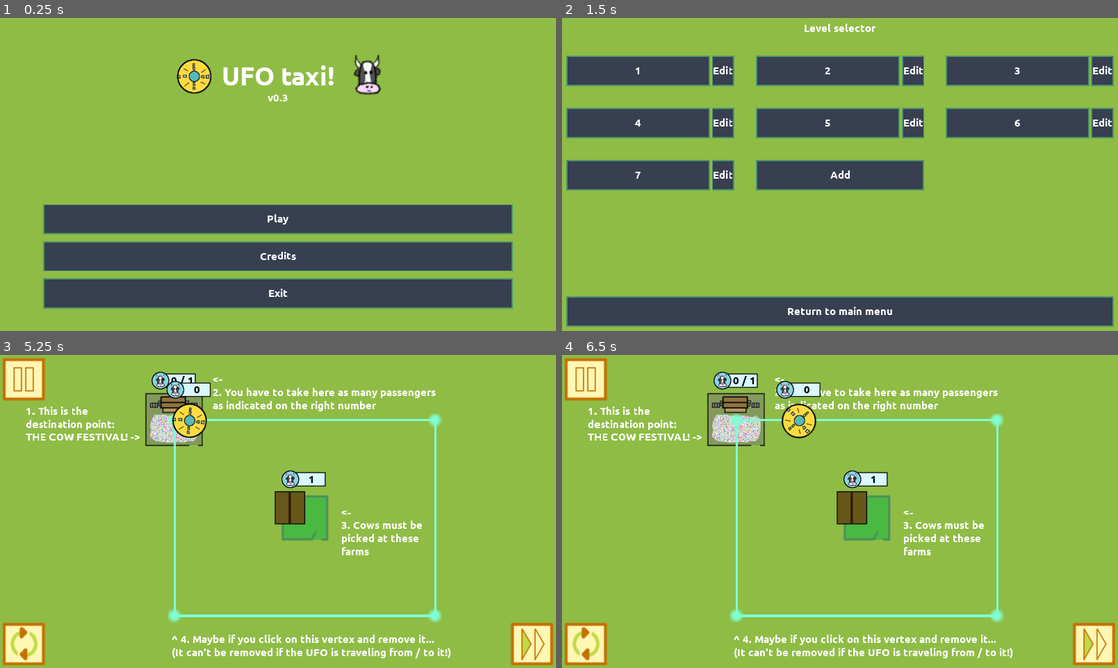
Above: before the commit, frames 1-4 (two rows, left to right).
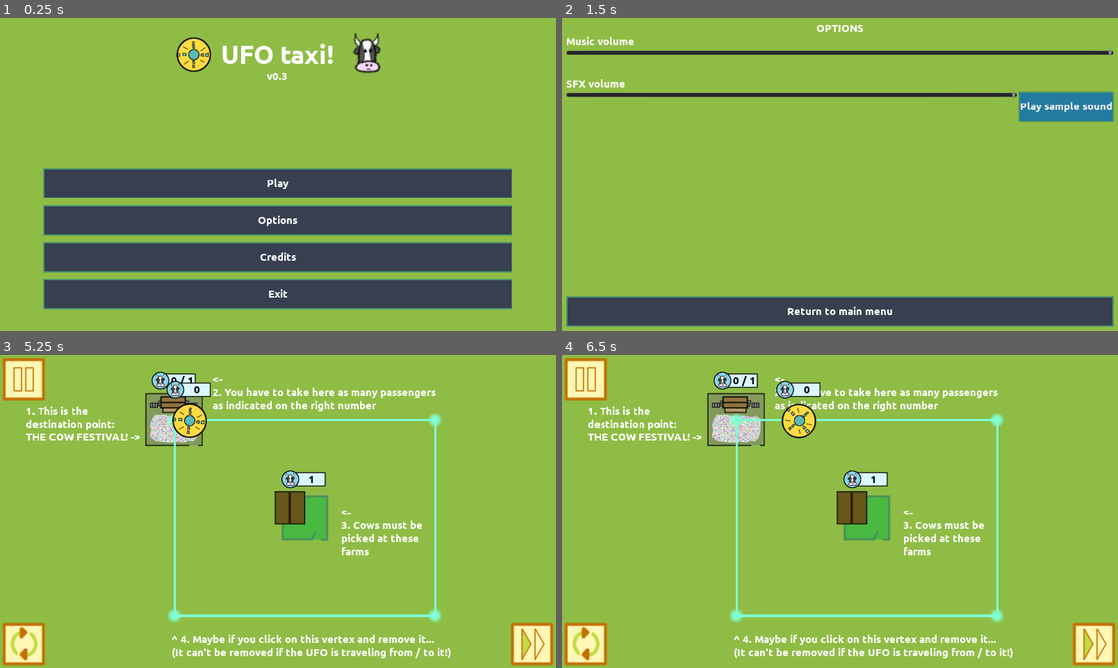
Above: after the commit, the same moments.

Repository: moisesjbc/ufo-taxi
Game: Godot game, scene res://menus/main_menu/main_menu.tscn
Two runs of this game, one before a commit and one after it. Both use one fixed random seed, a clock stepped at 60 frames per second and the inputs below.
Inputs (mouse positions are in pixels of both pictures, inside the frame that each line leads up to):
- Up to frame 1 (0.25 s): no input
- Up to frame 2 (1.5 s): click (840, 221) at 0.5 s, where only the run after the commit has a clickable "Options"; click (1067, 105) at 1.25 s, where only the run after the commit has a clickable "Play sample sound"
- Up to frame 3 (5.25 s): click "Return to main menu" at 2 s; click "Play" at 2.75 s; click "Return to main menu" at 3.5 s; click "Play" at 4.25 s; click "1" at 5 s
- Up to frame 4 (6.5 s): click (584, 642) at 5.75 s

The runs differ from the first frame. In frame 1, 14% of the frame differs, in the area x 7-93%, y 4-94%; in frame 2, 27%, in the area x 0-100%, y 1-56%; in frame 3, less than 0.1%; in frame 4, less than 0.1%.

Commit message:
Added options menu with volume controls

Diff:
--- /dev/null
+++ b/godot-project/default_bus_layout.tres
@@ -0,0 +1,15 @@
+[gd_resource type="AudioBusLayout" format=2]
+
+[resource]
+bus/1/name = "Music"
+bus/1/solo = false
+bus/1/mute = false
+bus/1/bypass_fx = false
+bus/1/volume_db = 0.0
+bus/1/send = "Master"
+bus/2/name = "SFX"
+bus/2/solo = false
+bus/2/mute = false
+bus/2/bypass_fx = false
+bus/2/volume_db = 0.0
+bus/2/send = "Master"
--- a/godot-project/gameplay/area_51/area_51.tscn
+++ b/godot-project/gameplay/area_51/area_51.tscn
@@ -25,6 +25,7 @@
 pause_mode = 2
 stream = ExtResource( 3 )
 volume_db = -15.0
+bus = "SFX"
 
 [node name="clicable" parent="." instance=ExtResource( 4 )]
 scale = Vector2( 7.5, 7.5 )
--- a/godot-project/gameplay/destination_area/destination_area.tscn
+++ b/godot-project/gameplay/destination_area/destination_area.tscn
@@ -25,4 +25,5 @@
 [node name="leaving_cow_audio" type="AudioStreamPlayer2D" parent="."]
 pause_mode = 2
 stream = ExtResource( 4 )
+bus = "SFX"
 [connection signal="body_entered" from="." to="." method="_on_destination_area_body_entered"]
--- a/godot-project/gameplay/pickup_area/pickup_area.tscn
+++ b/godot-project/gameplay/pickup_area/pickup_area.tscn
@@ -26,6 +26,7 @@
 
 [node name="pickup_sound" type="AudioStreamPlayer2D" parent="."]
 stream = ExtResource( 4 )
+bus = "SFX"
 
 [node name="clicable" parent="." instance=ExtResource( 5 )]
 position = Vector2( -5.05414, -2.0811 )
--- a/godot-project/menus/level_selector/level_selector.tscn
+++ b/godot-project/menus/level_selector/level_selector.tscn
@@ -38,7 +38,7 @@
 [node name="levels_container" type="GridContainer" parent="margin_container/vbox_container"]
 margin_top = 78.0
 margin_right = 1260.0
-margin_bottom = 616.0
+margin_bottom = 580.0
 size_flags_vertical = 3
 custom_constants/vseparation = 50
 custom_constants/hseparation = 50
@@ -46,10 +46,11 @@
 
 [node name="add_level_button" parent="margin_container/vbox_container/levels_container" instance=ExtResource( 2 )]
 margin_right = 53.0
+margin_bottom = 70.0
 text = "Add"
 
 [node name="return_button" parent="margin_container/vbox_container" instance=ExtResource( 2 )]
-margin_top = 666.0
+margin_top = 630.0
 margin_right = 1260.0
 margin_bottom = 700.0
 text = "Return to main menu"
--- a/godot-project/menus/level_win_menu/level_win_menu.tscn
+++ b/godot-project/menus/level_win_menu/level_win_menu.tscn
@@ -23,10 +23,10 @@
 }
 
 [node name="panel" type="Panel" parent="container"]
-margin_left = 412.0
-margin_top = 282.0
-margin_right = 612.0
-margin_bottom = 482.0
+margin_left = 540.0
+margin_top = 260.0
+margin_right = 740.0
+margin_bottom = 460.0
 rect_min_size = Vector2( 200, 200 )
 
 [node name="MarginContainer" type="MarginContainer" parent="container/panel"]
@@ -43,15 +43,15 @@
 [node name="vbox_container" type="VBoxContainer" parent="container/panel/MarginContainer"]
 margin_left = 20.0
 margin_top = 20.0
-margin_right = 180.0
+margin_right = 201.0
 margin_bottom = 180.0
 __meta__ = {
 "_edit_use_anchors_": false
 }
 
 [node name="body_label" type="Label" parent="container/panel/MarginContainer/vbox_container"]
-margin_right = 160.0
-margin_bottom = 136.0
+margin_right = 181.0
+margin_bottom = 122.0
 size_flags_horizontal = 3
 size_flags_vertical = 3
 text = "LEVEL PASSED!"
@@ -59,8 +59,8 @@
 valign = 1
 
 [node name="continue_button" type="Button" parent="container/panel/MarginContainer/vbox_container"]
-margin_top = 140.0
-margin_right = 160.0
+margin_top = 126.0
+margin_right = 181.0
 margin_bottom = 160.0
 text = "Continue"
 [connection signal="pressed" from="container/panel/MarginContainer/vbox_container/continue_button" to="." method="_on_continue_button_pressed"]
--- a/godot-project/menus/main_menu/main_menu.gd
+++ b/godot-project/menus/main_menu/main_menu.gd
@@ -9,9 +9,13 @@
 	get_tree().change_scene("res://menus/level_selector/level_selector.tscn")
 
 
-func _on_exit_button_pressed():
-	get_tree().quit()
+func _on_options_menu_pressed():
+	get_tree().change_scene("res://menus/options_menu/options_menu.tscn")
 
 
 func _on_credits_button_pressed():
 	get_tree().change_scene("res://menus/credits_menu/credits_menu.tscn")
+
+
+func _on_exit_button_pressed():
+	get_tree().quit()
--- a/godot-project/menus/main_menu/main_menu.tscn
+++ b/godot-project/menus/main_menu/main_menu.tscn
@@ -22,25 +22,23 @@
 [node name="margin_container" type="MarginContainer" parent="."]
 anchor_right = 1.0
 anchor_bottom = 1.0
-margin_right = 1.0
-margin_bottom = 150.0
 custom_constants/margin_right = 100
-custom_constants/margin_top = 100
+custom_constants/margin_top = 50
 custom_constants/margin_left = 100
-custom_constants/margin_bottom = 100
+custom_constants/margin_bottom = 50
 __meta__ = {
 "_edit_use_anchors_": false
 }
 
 [node name="vbox_container" type="VBoxContainer" parent="margin_container"]
 margin_left = 100.0
-margin_top = 100.0
-margin_right = 1181.0
-margin_bottom = 770.0
-custom_constants/separation = 230
+margin_top = 50.0
+margin_right = 1180.0
+margin_bottom = 670.0
+custom_constants/separation = 0
 
 [node name="title_container" type="CenterContainer" parent="margin_container/vbox_container"]
-margin_right = 1081.0
+margin_right = 1080.0
 margin_bottom = 100.0
 
 [node name="HBoxContainer" type="HBoxContainer" parent="margin_container/vbox_container/title_container"]
@@ -75,27 +73,36 @@
 scale = Vector2( 2.0901, 2.0901 )
 texture = ExtResource( 3 )
 
+[node name="empty_vbox_container" type="VBoxContainer" parent="margin_container/vbox_container"]
+margin_top = 100.0
+margin_right = 1080.0
+margin_bottom = 295.0
+size_flags_vertical = 3
+
 [node name="buttons_container" type="VBoxContainer" parent="margin_container/vbox_container"]
-margin_top = 330.0
-margin_right = 1081.0
-margin_bottom = 570.0
+margin_top = 295.0
+margin_right = 1080.0
+margin_bottom = 620.0
 custom_constants/separation = 15
 
 [node name="start_game_button" parent="margin_container/vbox_container/buttons_container" instance=ExtResource( 5 )]
-margin_right = 1081.0
 margin_bottom = 70.0
 
+[node name="options_menu" parent="margin_container/vbox_container/buttons_container" instance=ExtResource( 5 )]
+margin_top = 85.0
+margin_bottom = 155.0
+text = "Options"
+
 [node name="credits_button" parent="margin_container/vbox_container/buttons_container" instance=ExtResource( 5 )]
-margin_top = 85.0
-margin_right = 1081.0
-margin_bottom = 155.0
+margin_top = 170.0
+margin_bottom = 240.0
 text = "Credits"
 
 [node name="exit_button" parent="margin_container/vbox_container/buttons_container" instance=ExtResource( 5 )]
-margin_top = 170.0
-margin_right = 1081.0
-margin_bottom = 240.0
+margin_top = 255.0
+margin_bottom = 325.0
 text = "Exit"
 [connection signal="pressed" from="margin_container/vbox_container/buttons_container/start_game_button" to="." method="_on_start_game_button_pressed"]
+[connection signal="pressed" from="margin_container/vbox_container/buttons_container/options_menu" to="." method="_on_options_menu_pressed"]
 [connection signal="pressed" from="margin_container/vbox_container/buttons_container/credits_button" to="." method="_on_credits_button_pressed"]
 [connection signal="pressed" from="margin_container/vbox_container/buttons_container/exit_button" to="." method="_on_exit_button_pressed"]
--- /dev/null
+++ b/godot-project/menus/options_menu/options_menu.gd
@@ -0,0 +1,25 @@
+extends Control
+
+
+func set_volume(bus_name, value, min_volume, max_volume):
+	value = min_volume + ((max_volume - min_volume) * (value / 100))
+	if value != min_volume:
+		AudioServer.set_bus_mute(AudioServer.get_bus_index(bus_name), false)
+		AudioServer.set_bus_volume_db(AudioServer.get_bus_index(bus_name), value)
+	else:
+		AudioServer.set_bus_mute(AudioServer.get_bus_index(bus_name), true)
+
+
+func _on_music_slider_value_changed(value):
+	set_volume('Music', value, -30, 0)
+
+func _on_sfx_slider_value_changed(value):
+	set_volume('SFX', value, -30, -10)
+
+
+func _on_play_sample_sound_pressed():
+	$sample_sound.play()
+
+
+func _on_return_button_pressed():
+	get_tree().change_scene("res://menus/main_menu/main_menu.tscn")
--- /dev/null
+++ b/godot-project/menus/options_menu/options_menu.tscn
@@ -0,0 +1,108 @@
+[gd_scene load_steps=4 format=2]
+
+[ext_resource path="res://menus/options_menu/options_menu.gd" type="Script" id=1]
+[ext_resource path="res://gameplay/pickup_area/pickup_sound.wav" type="AudioStream" id=2]
+[ext_resource path="res://gui/button/button.tscn" type="PackedScene" id=3]
+
+[node name="options_menu" type="Control"]
+anchor_right = 1.0
+anchor_bottom = 1.0
+script = ExtResource( 1 )
+__meta__ = {
+"_edit_use_anchors_": false
+}
+
+[node name="sample_sound" type="AudioStreamPlayer" parent="."]
+stream = ExtResource( 2 )
+bus = "SFX"
+
+[node name="margin_container" type="MarginContainer" parent="."]
+anchor_right = 1.0
+anchor_bottom = 1.0
+custom_constants/margin_right = 10
+custom_constants/margin_top = 10
+custom_constants/margin_left = 10
+custom_constants/margin_bottom = 10
+__meta__ = {
+"_edit_use_anchors_": false
+}
+
+[node name="vbox_container" type="VBoxContainer" parent="margin_container"]
+margin_left = 10.0
+margin_top = 10.0
+margin_right = 1270.0
+margin_bottom = 710.0
+
+[node name="title" type="Label" parent="margin_container/vbox_container"]
+margin_right = 1260.0
+margin_bottom = 28.0
+text = "OPTIONS"
+align = 1
+
+[node name="options_container" type="VBoxContainer" parent="margin_container/vbox_container"]
+margin_top = 32.0
+margin_right = 1260.0
+margin_bottom = 626.0
+size_flags_vertical = 3
+custom_constants/separation = 50
+
+[node name="music_container" type="VBoxContainer" parent="margin_container/vbox_container/options_container"]
+margin_right = 1260.0
+margin_bottom = 48.0
+__meta__ = {
+"_edit_use_anchors_": false
+}
+
+[node name="music_title" type="Label" parent="margin_container/vbox_container/options_container/music_container"]
+margin_right = 1260.0
+margin_bottom = 28.0
+text = "Music volume"
+
+[node name="music_slider" type="HSlider" parent="margin_container/vbox_container/options_container/music_container"]
+margin_top = 32.0
+margin_right = 1260.0
+margin_bottom = 48.0
+value = 100.0
+
+[node name="sfx_container" type="VBoxContainer" parent="margin_container/vbox_container/options_container"]
+margin_top = 98.0
+margin_right = 1260.0
+margin_bottom = 200.0
+__meta__ = {
+"_edit_use_anchors_": false
+}
+
+[node name="sfx_title" type="Label" parent="margin_container/vbox_container/options_container/sfx_container"]
+margin_right = 1260.0
+margin_bottom = 28.0
+text = "SFX volume"
+
+[node name="HBoxContainer" type="HBoxContainer" parent="margin_container/vbox_container/options_container/sfx_container"]
+margin_top = 32.0
+margin_right = 1260.0
+margin_bottom = 102.0
+__meta__ = {
+"_edit_use_anchors_": false
+}
+
+[node name="sfx_slider" type="HSlider" parent="margin_container/vbox_container/options_container/sfx_container/HBoxContainer"]
+margin_right = 1036.0
+margin_bottom = 16.0
+size_flags_horizontal = 3
+value = 100.0
+
+[node name="play_sample_sound" parent="margin_container/vbox_container/options_container/sfx_container/HBoxContainer" instance=ExtResource( 3 )]
+margin_left = 1040.0
+margin_right = 1260.0
+margin_bottom = 70.0
+text = "Play sample sound"
+
+[node name="return_button" parent="margin_container/vbox_container" instance=ExtResource( 3 )]
+margin_top = 630.0
+margin_right = 1260.0
+margin_bottom = 700.0
+text = "Return to main menu"
+[connection signal="value_changed" from="margin_container/vbox_container/options_container/music_container/music_slider" to="." method="_on_music_slider_value_changed"]
+[connection signal="value_changed" from="margin_container/vbox_container/options_container/sfx_container/HBoxContainer/sfx_slider" to="." method="_on_sfx_slider_value_changed"]
+[connection signal="pressed" from="margin_container/vbox_container/options_container/sfx_container/HBoxContainer/play_sample_sound" to="." method="_on_play_sample_sound_pressed"]
+[connection signal="pressed" from="margin_container/vbox_container/return_button" to="." method="_on_return_button_pressed"]
--- a/godot-project/music/music.tscn
+++ b/godot-project/music/music.tscn
@@ -5,3 +5,5 @@
 [node name="music" type="AudioStreamPlayer"]
 stream = ExtResource( 1 )
 volume_db = -10.0
+autoplay = true
+bus = "Music"
